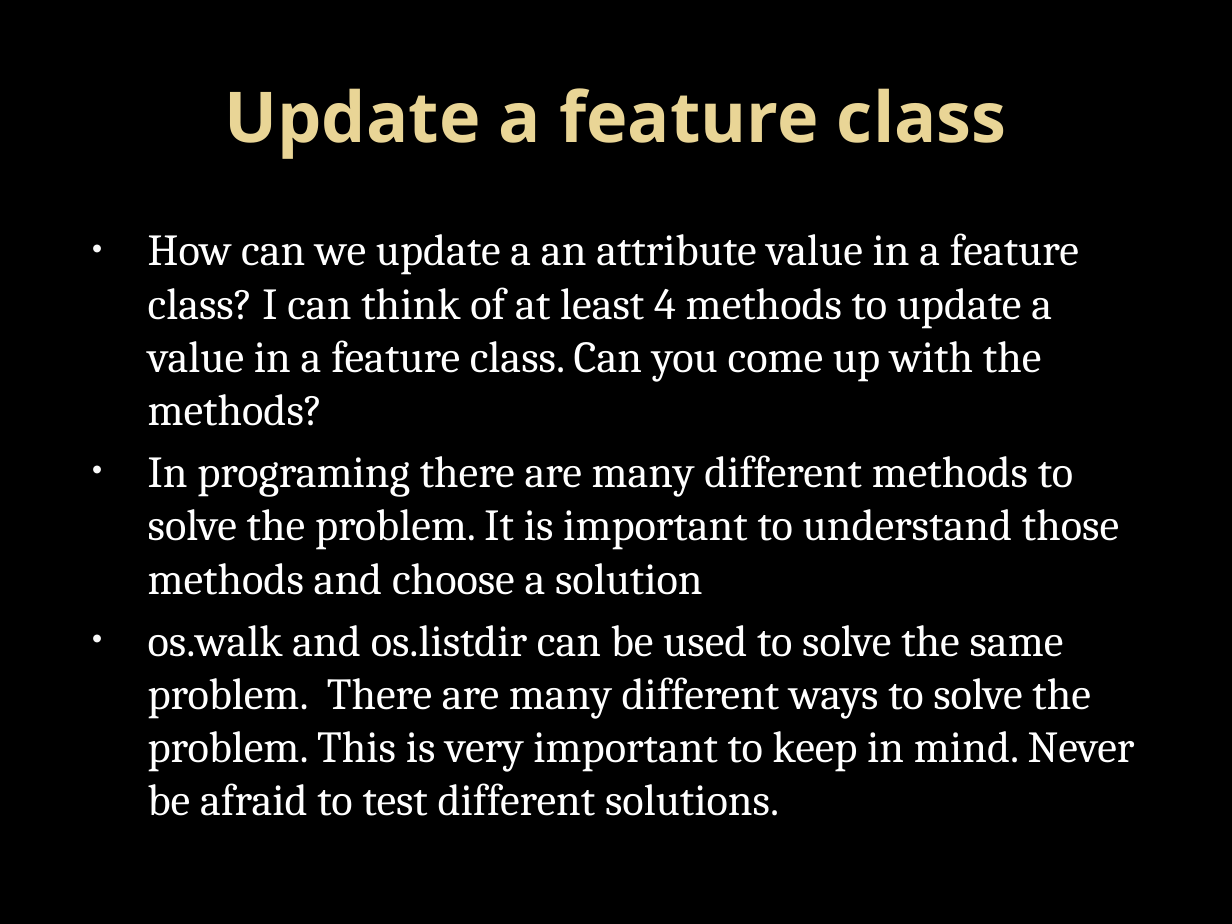
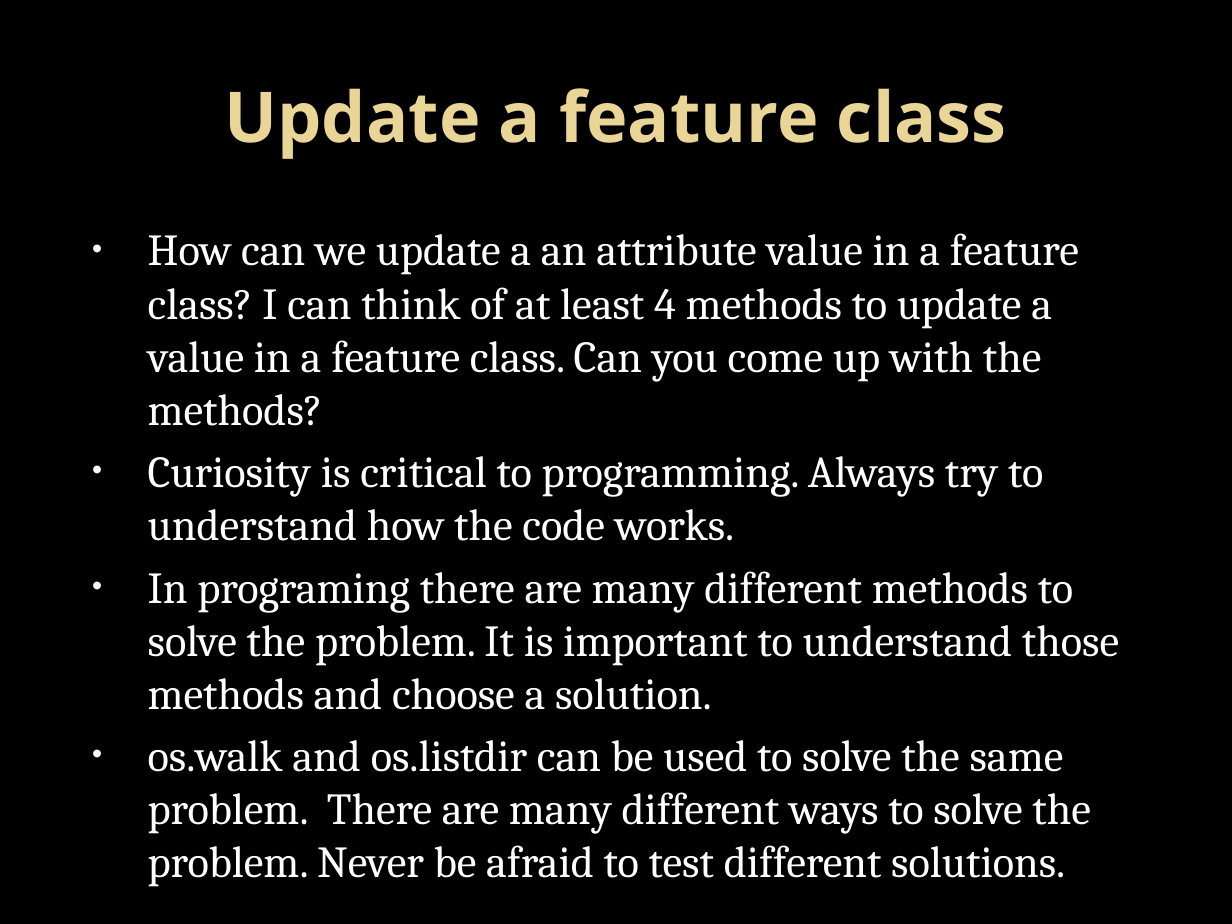
Before and after one commit to LukeKaim/python_training, a slide deck: slide 5 of introduction to python_1.pptx. Drawn at 1232x924 pixels with LibreOffice and Linux fonts; fonts in the diff are those of the drawing; background and template pictures are left out. Boxes give left, top, right and bottom in pixels: in the first picture for what was removed or moved away, otherwise in the second. Text is boxed around its words. In the diff, an @@ line names an element or a change of style, - is before the commit and + after.

```diff
--- a/introduction to python_1.pptx
+++ b/introduction to python_1.pptx
@@ text at (148, 456, 1119, 834): text changed @@
-• In programing there are many different methods to solve the problem. It is important to understand those methods and choose a solution
-• os.walk and os.listdir can be used to solve the same problem. There are many different ways to solve the problem. This is very important to keep in mind. Never be afraid to test different solutions.
+• Curiosity is critical to programming. Always try to understand how the code works.
+• In programing there are many different methods to solve the problem. It is important to understand those methods and choose a solution.
+• os.walk and os.listdir can be used to solve the same problem. There are many different ways to solve the problem. Never be afraid to test different solutions.
```
Also in this commit, not shown: 16 other slides changed, 5 slides added, 17 other files.
